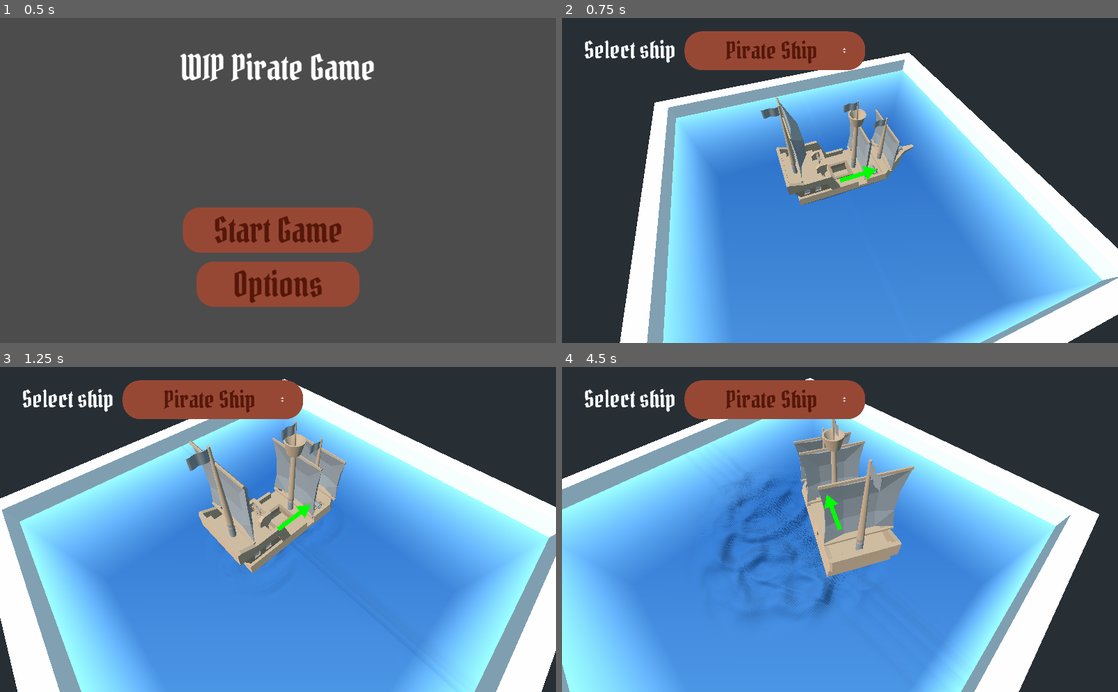
Above: before the commit, frames 1-4 (two rows, left to right).
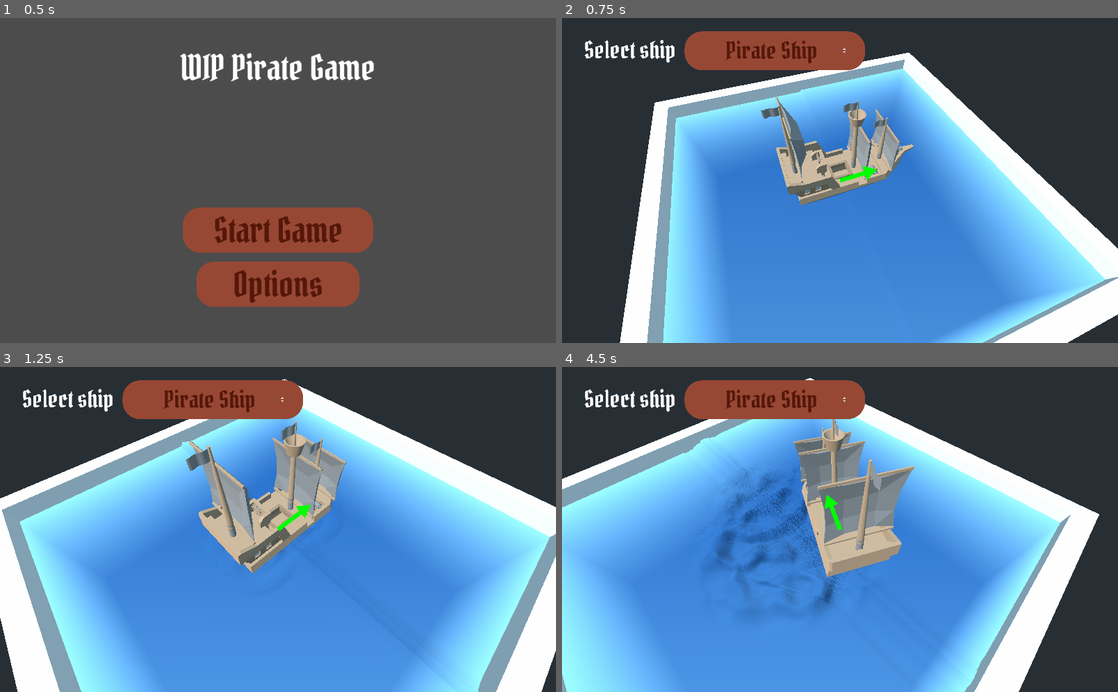
Above: after the commit, the same moments.

Repository: last-genius/gamedev_project
Game: Godot game, scene res://scenes/ui_startscreen.tscn
Two runs of this game, one before a commit and one after it. Both use one fixed random seed, a clock stepped at 60 frames per second and the inputs below.
Inputs (mouse positions are in pixels of both pictures, inside the frame that each line leads up to):
- Up to frame 1 (0.5 s): no input
- Up to frame 2 (0.75 s): click "Start Game" at 0.5 s
- Up to frame 3 (1.25 s): no input
- Up to frame 4 (4.5 s): move the mouse to (962, 513) at 1.27 s; hold D (move_right) 1.28-2.03 s; hold F (aim) 1.28-2.03 s; click (962, 513) at 1.42 s; tap G (fire) at 1.55, 2.1, 3.05, 3.6 s; move the mouse to (728, 545) at 2.02 s; hold S (move_back) 2.03-2.78 s; tap F (aim) at 2.3, 3.8 s; move the mouse to (895, 458) at 2.77 s; hold D (move_right) 2.78-3.53 s; hold F (aim) 2.78-3.53 s; move the mouse to (812, 594) at 3.52 s; hold W (move_forward) 3.53-4.28 s; click (812, 594) at 3.67 s; move the mouse to (1006, 578) at 4.27 s; hold A (move_left) from 4.28 s (still down); hold Shift (sprint) from 4.28 s (still down)

Frame 1 is identical in both runs. In frame 2, 0.5% of the frame differs, in the area x 42-98%, y 15-100%; in frame 3, 0.2%; in frame 4, 2.2%, in the area x 0-90%, y 15-100%.

Commit message:
Add explosion on collision and a progress loading bar

Diff:
--- a/Main.tscn
+++ b/Main.tscn
@@ -29,8 +29,12 @@
 shader_param/phase = 0.18
 shader_param/attenuation = 0.995
 shader_param/deltaUV = 2.3
+shader_param/col_position = null
 shader_param/simulation_texture = SubResource( 11 )
 shader_param/collision_texture = SubResource( 12 )
+
+[sub_resource type="ViewportTexture" id=28]
+viewport_path = NodePath("CollisionViewport")
 
 [sub_resource type="ViewportTexture" id=23]
 viewport_path = NodePath("SimulationViewport")
@@ -44,6 +48,7 @@
 shader_param/deep_water_color = Vector3( 0, 0.0823, 0.34 )
 shader_param/waves_color = Vector3( 0.7, 0.7, 0.7 )
 shader_param/sim_tex = SubResource( 23 )
+shader_param/col_tex = SubResource( 28 )
 
 [sub_resource type="PlaneMesh" id=2]
 size = Vector2( 20, 20 )
@@ -126,14 +131,6 @@
 script = ExtResource( 10 )
 cannonball_model = ExtResource( 11 )
 
-[node name="Camera Pivot" type="Spatial" parent="."]
-
-[node name="Camera" type="Camera" parent="Camera Pivot"]
-transform = Transform( 9.27258e-08, -0.707107, 0.707107, 9.27258e-08, 0.707107, 0.707107, -1, 0, 1.31134e-07, 12, 15, 0 )
-cull_mask = 524287
-current = true
-script = ExtResource( 4 )
-
 [node name="CollisionViewport" type="Viewport" parent="."]
 size = Vector2( 512, 512 )
 handle_input_locally = false
@@ -164,6 +161,14 @@
 material_override = SubResource( 8 )
 mesh = SubResource( 2 )
 
+[node name="Camera Pivot" type="Spatial" parent="."]
+
+[node name="Camera" type="Camera" parent="Camera Pivot"]
+transform = Transform( 9.27258e-08, -0.707107, 0.707107, 9.27258e-08, 0.707107, 0.707107, -1, 0, 1.31134e-07, 12, 15, 0 )
+cull_mask = 524287
+current = true
+script = ExtResource( 4 )
+
 [node name="CSGBox" type="CSGBox" parent="."]
 transform = Transform( 1, 0, 0, 0, 1, 0, 0, 0, 1, 0, -5, 0 )
 width = 22.0
@@ -178,7 +183,6 @@
 depth = 20.0
 
 [node name="Terrain" type="Spatial" parent="."]
-visible = false
 
 [node name="Island1" type="StaticBody" parent="Terrain"]
 transform = Transform( 1, 0, 0, 0, 1, 0, 0, 0, 1, 0, 0, -15 )
@@ -195,30 +199,30 @@
 curve = SubResource( 25 )
 new_curve = SubResource( 26 )
 
-[node name="Ball" type="Spatial" parent="."]
+[node name="Debug" type="Spatial" parent="."]
+visible = false
+
+[node name="Ball" type="Spatial" parent="Debug"]
 transform = Transform( 1, 0, 0, 0, 1, 0, 0, 0, 1, 0, 3, 0 )
-visible = false
-
-[node name="MeshInstance" type="MeshInstance" parent="Ball"]
+
+[node name="MeshInstance" type="MeshInstance" parent="Debug/Ball"]
 mesh = SubResource( 13 )
 
-[node name="WaterCollision" type="MeshInstance" parent="Ball"]
+[node name="WaterCollision" type="MeshInstance" parent="Debug/Ball"]
 layers = 524288
 mesh = SubResource( 16 )
 
-[node name="AnimationPlayer" type="AnimationPlayer" parent="Ball"]
+[node name="AnimationPlayer" type="AnimationPlayer" parent="Debug/Ball"]
 autoplay = "Ball Loop"
 "anims/Ball Loop" = SubResource( 17 )
 anims/RESET = SubResource( 18 )
 
-[node name="DebugCollision" type="Sprite3D" parent="."]
+[node name="DebugCollision" type="Sprite3D" parent="Debug"]
 transform = Transform( 0.041057, -0.265157, 0.963331, -0.0182763, 0.963783, 0.26606, -0.99899, -0.0285297, 0.0347239, 0.615074, 7.8207, 11.2666 )
-visible = false
 texture = SubResource( 20 )
 
-[node name="DebugSimulation" type="Sprite3D" parent="."]
+[node name="DebugSimulation" type="Sprite3D" parent="Debug"]
 transform = Transform( 0.041057, -0.265157, 0.963331, -0.0182763, 0.963783, 0.26606, -0.99899, -0.0285297, 0.0347239, 0.615074, 7.8207, -8.7733 )
-visible = false
 texture = SubResource( 21 )
 
 [connection signal="model_changed" from="HUD" to="PlayerSpawner" method="_on_HUD_model_changed"]
--- a/assets/models/cannon_ball.tscn
+++ b/assets/models/cannon_ball.tscn
@@ -1,11 +1,25 @@
-[gd_scene load_steps=3 format=2]
+[gd_scene load_steps=5 format=2]
 
 [ext_resource path="res://assets/cannon_ball.glb" type="PackedScene" id=1]
 [ext_resource path="res://scripts/cannon_ball.gd" type="Script" id=2]
+[ext_resource path="res://scenes/StylizedExplosion.tscn" type="PackedScene" id=3]
+
+[sub_resource type="SphereShape" id=1]
+radius = 0.1
 
 [node name="cannon_ball" instance=ExtResource( 1 )]
 transform = Transform( 2, 0, 0, 0, 2, 0, 0, 0, 2, 0, 0, 0 )
 script = ExtResource( 2 )
 
-[node name="cannonBall" parent="." index="0"]
+[node name="StylizedExplosion" parent="." index="0" instance=ExtResource( 3 )]
+visible = false
+
+[node name="cannonBall" parent="." index="1"]
 transform = Transform( 1, 0, 0, 0, 1, 0, 0, 0, 1, 0, 0, 0 )
+
+[node name="Area" type="Area" parent="." index="2"]
+
+[node name="CollisionShape" type="CollisionShape" parent="Area" index="0"]
+shape = SubResource( 1 )
+
+[connection signal="body_entered" from="Area" to="." method="_on_Area_body_entered"]
--- a/project.godot
+++ b/project.godot
@@ -12,6 +12,7 @@
 
 config/name="codename_pirate"
 run/main_scene="res://scenes/ui_startscreen.tscn"
+run/low_processor_mode=true
 config/icon="res://icon.png"
 
 [autoload]
--- a/scenes/StylizedExplosion.tscn
+++ b/scenes/StylizedExplosion.tscn
@@ -47,7 +47,6 @@
 [sub_resource type="Animation" id=6]
 resource_name = "Explosion"
 length = 1.5
-loop = true
 step = 0.05
 tracks/0/type = "value"
 tracks/0/path = NodePath("Explosion:material_override:shader_param/uv_offset")
@@ -357,7 +356,7 @@
 shader_param/noise_texture = ExtResource( 6 )
 
 [sub_resource type="QuadMesh" id=20]
-size = Vector2( 14, 14 )
+size = Vector2( 2, 2 )
 
 [sub_resource type="ShaderMaterial" id=22]
 shader = ExtResource( 7 )
@@ -374,6 +373,7 @@
 albedo_texture = ExtResource( 4 )
 
 [node name="StylizedExplosion" type="Spatial"]
+transform = Transform( 0.2, 0, 0, 0, 0.2, 0, 0, 0, 0.2, 0, 0, 0 )
 
 [node name="Explosion" type="MeshInstance" parent="."]
 transform = Transform( 1, 0, 0, 0, 1, 0, 0, 0, 1, 0, 0.5, 0 )
--- a/scenes/loading_bar.tscn
+++ b/scenes/loading_bar.tscn
@@ -3,6 +3,7 @@
 [node name="CanvasLayer" type="CanvasLayer"]
 
 [node name="LoadingProgress" type="Label" parent="."]
+visible = false
 anchor_left = 0.5
 anchor_top = 0.5
 anchor_right = 0.5
@@ -14,3 +15,14 @@
 text = "Progress"
 align = 1
 valign = 1
+
+[node name="ProgressBar" type="ProgressBar" parent="."]
+anchor_left = 0.5
+anchor_top = 0.5
+anchor_right = 0.5
+anchor_bottom = 0.5
+margin_left = -216.5
+margin_top = -41.5
+margin_right = 216.5
+margin_bottom = 41.5
+max_value = 1.0
--- a/scripts/cannon_ball.gd
+++ b/scripts/cannon_ball.gd
@@ -1,17 +1,35 @@
 extends Spatial
 
-signal animation_finished
+signal finished_curve
 
 export(Curve3D) var curve
+export var total_time = 0.5
 var t = 0.0
-export var total_time = 0.5
+var had_collision: bool = false
+
 
 func _ready() -> void:
-	# Play an explosion animation?
-	pass
+	set_as_toplevel(true)
+	$StylizedExplosion/AnimationPlayer.connect("animation_finished", self, "finished_curve")
+
 
 func _physics_process(delta):
-	t += delta
-	global_translation = curve.interpolate_baked(t / total_time * curve.get_baked_length(), true)
-	if t >= total_time:
-		emit_signal("animation_finished", self)
+	if !had_collision:
+		t += delta
+		global_translation = curve.interpolate_baked(t / total_time * curve.get_baked_length(), true)
+		if t >= total_time:
+			finished_curve()
+
+
+func _on_Area_body_entered(body: Node) -> void:
+	if (body.name == "Island1"):
+		had_collision = true
+		print("Exploding on impact with ", body)
+
+		$StylizedExplosion.visible = true
+		$StylizedExplosion/AnimationPlayer.play("Explosion")
+		$cannonBall.visible = false
+
+
+func finished_curve(_anim_name="Explosion"):
+	emit_signal("finished_curve", self)
--- a/scripts/combat_system.gd
+++ b/scripts/combat_system.gd
@@ -14,7 +14,7 @@
 		for curve in curves_arr:
 			var new_ball = cannonball_model.instance()
 			new_ball.curve = curve
-			new_ball.connect("animation_finished", self, "kill_cannonball")
+			new_ball.connect("finished_curve", self, "kill_cannonball")
 			add_child(new_ball)
 
 
--- a/scripts/drawing.gd
+++ b/scripts/drawing.gd
@@ -16,6 +16,9 @@
 func refresh_curves():
 	curves_arr.clear()
 
+	if cannons == null:
+		cannons = get_node_or_null("../../PlayerSpawner/Player/CannonPositions")
+
 	if cannons != null:
 		# For each cannon, add a trajectory curve out of it
 		for cannon in cannons.get_children():
@@ -29,8 +32,6 @@
 			new_curve.add_point(p2, p3-p2, Vector3.ZERO)
 
 			curves_arr.append(new_curve.duplicate())
-	else:
-		cannons = get_node_or_null("../../PlayerSpawner/Player/CannonPositions")
 
 
 func _draw():
--- a/scripts/hud.gd
+++ b/scripts/hud.gd
@@ -13,7 +13,6 @@
 
 	for i in keys.size():
 		var model = keys[i]
-		print(model)
 		option_button.add_item(model)
 
 		if model == spawner.selected_model:
--- a/scripts/main_loader.gd
+++ b/scripts/main_loader.gd
@@ -16,13 +16,13 @@
 	# Add the loading bar scene, hide it by default
 	loading_bar = loading_bar.instance()
 	self.add_child(loading_bar)
-	loading_bar = loading_bar.get_child(0)
+	loading_bar = loading_bar.get_node("ProgressBar")
 	loading_bar.visible = false
 
 
-func show_loading(text):
-	loading_bar.text = text as String
-	print(text)
+func show_loading(percent):
+	loading_bar.value = percent
+	print(percent)
 	if !loading_bar.visible:
 		loading_bar.visible = true
 
@@ -40,19 +40,10 @@
 
 	current_scene.queue_free() # Get rid of the old scene.
 
-	# Start your "loading..." animation.
-	#get_node("animation").play("loading")
-
 
 func update_progress():
 	var progress = float(loader.get_stage()) / loader.get_stage_count()
 	show_loading(progress)
-
-	# ...or update a progress animation?
-	#var length = get_node("animation").get_current_animation_length()
-	# Call this on a paused animation. Use "true" as the second argument to
-	# force the animation to update.
-	# get_node("animation").seek(progress * length, true)
 
 
 func _process(_delta):
--- a/scripts/player_controller.gd
+++ b/scripts/player_controller.gd
@@ -10,6 +10,7 @@
 
 export var velocity = Vector3.ZERO
 onready var camera: Camera = $"../Camera Pivot/Camera"
+onready var sim_tex: ColorRect = $"../SimulationViewport/ColorRect"
 
 
 func _physics_process(delta):
@@ -65,3 +66,6 @@
 
 			#if collision_info:
 			#	velocity = velocity.bounce(collision_info.normal)
+
+	#sim_tex.material.set_shader_param("col_position", Vector2(global_translation.x, global_translation.z)/10)
+	#print(sim_tex.material.get_shader_param("col_position"))
--- a/shaders/simulation.shader
+++ b/shaders/simulation.shader
@@ -6,6 +6,8 @@
 uniform float phase = 0.18;
 uniform float attenuation = 0.995;
 uniform float deltaUV = 3.0;
+
+uniform vec2 col_position;
 
 void fragment() {
 	float dv = 1.0 / 512.0;
Not shown: 1 places in Main.tscn that only renumber resources
